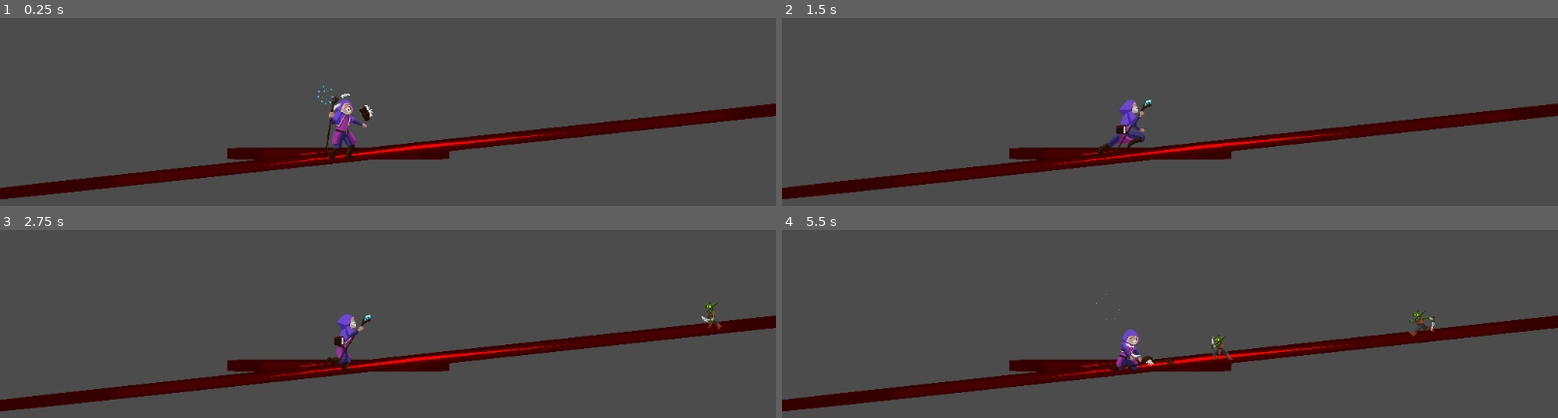
Above: before the commit, frames 1-4 (two rows, left to right).
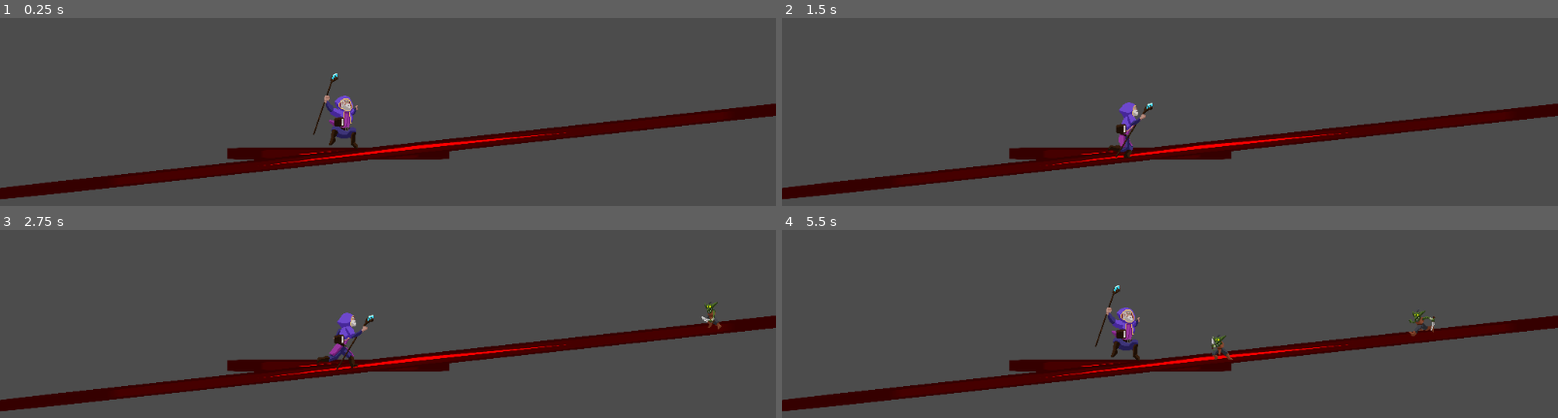
Above: after the commit, the same moments.

Repository: Tuiuiu/gamejaajproject
Game: Godot game, scene res://Scenes/World/World.tscn
Same seed, same stepped clock (60 frames per second), same inputs: the game is played once before the commit and once after it. The engine's default icon, where the game draws it, is replaced by a stand-in: a white triangle on a blue panel in a dark square.
Inputs:
- Up to frame 1 (0.25 s): no input
- Up to frame 2 (1.5 s): tap Enter at 0.5 s; hold Up (ui_up) from 0.53 s (still down); tap F (FAttack) at 0.6 s; tap B (Spells) at 1.35 s
- Up to frame 3 (2.75 s): release Up (ui_up) at 2.03 s; hold A from 2.03 s (still down); tap I at 2.1 s
- Up to frame 4 (5.5 s): release A at 2.78 s; hold Up (ui_up) 2.78-4.28 s; tap R at 2.85 s; tap E at 3.6 s; hold A 4.28-5.03 s; tap L at 4.35 s; tap Up (ui_up) at 4.52 s; hold Up (ui_up) from 5.03 s (still down); tap Z at 5.1 s

The runs differ from the first frame. In frame 1, 1.1% of the frame differs, in the area x 40-49%, y 29-75%; in frame 2, 0.7%; in frame 3, 0.6%; in frame 4, 1.2%, in the area x 40-51%, y 29-75%.

Commit message:
Fixes Player animations
Fall and Death animations working as intended

Diff:
--- a/GameJaajProject/Scenes/Player/Player.tscn
+++ b/GameJaajProject/Scenes/Player/Player.tscn
@@ -1,7 +1,8 @@
-[gd_scene load_steps=38 format=2]
+[gd_scene load_steps=41 format=2]
 
 [ext_resource path="res://Scenes/Player/SequenceDetector.gd" type="Script" id=1]
 [ext_resource path="res://Scenes/Player/Player.gd" type="Script" id=2]
+[ext_resource path="res://Assets/Player/Fall.png" type="Texture" id=3]
 [ext_resource path="res://Assets/Player/Hit.png" type="Texture" id=4]
 [ext_resource path="res://Assets/Player/Idle.png" type="Texture" id=5]
 [ext_resource path="res://Assets/Player/Attack1.png" type="Texture" id=6]
@@ -30,116 +31,128 @@
 region = Rect2( 924, 0, 231, 190 )
 
 [sub_resource type="AtlasTexture" id=6]
-atlas = ExtResource( 7 )
+atlas = ExtResource( 3 )
 region = Rect2( 0, 0, 231, 190 )
 
 [sub_resource type="AtlasTexture" id=7]
-atlas = ExtResource( 7 )
+atlas = ExtResource( 3 )
 region = Rect2( 231, 0, 231, 190 )
 
 [sub_resource type="AtlasTexture" id=8]
-atlas = ExtResource( 7 )
-region = Rect2( 462, 0, 231, 190 )
+atlas = ExtResource( 6 )
+region = Rect2( 0, 0, 231, 190 )
 
 [sub_resource type="AtlasTexture" id=9]
-atlas = ExtResource( 7 )
-region = Rect2( 693, 0, 231, 190 )
+atlas = ExtResource( 6 )
+region = Rect2( 231, 0, 231, 190 )
 
 [sub_resource type="AtlasTexture" id=10]
-atlas = ExtResource( 7 )
-region = Rect2( 924, 0, 231, 190 )
+atlas = ExtResource( 6 )
+region = Rect2( 462, 0, 231, 190 )
 
 [sub_resource type="AtlasTexture" id=11]
+atlas = ExtResource( 6 )
+region = Rect2( 693, 0, 231, 190 )
+
+[sub_resource type="AtlasTexture" id=12]
+atlas = ExtResource( 6 )
+region = Rect2( 924, 0, 231, 190 )
+
+[sub_resource type="AtlasTexture" id=13]
+atlas = ExtResource( 8 )
+region = Rect2( 0, 0, 231, 190 )
+
+[sub_resource type="AtlasTexture" id=14]
+atlas = ExtResource( 8 )
+region = Rect2( 231, 0, 231, 190 )
+
+[sub_resource type="AtlasTexture" id=15]
+atlas = ExtResource( 8 )
+region = Rect2( 462, 0, 231, 190 )
+
+[sub_resource type="AtlasTexture" id=16]
+atlas = ExtResource( 8 )
+region = Rect2( 693, 0, 231, 190 )
+
+[sub_resource type="AtlasTexture" id=17]
+atlas = ExtResource( 8 )
+region = Rect2( 924, 0, 231, 190 )
+
+[sub_resource type="AtlasTexture" id=18]
+atlas = ExtResource( 4 )
+region = Rect2( 231, 0, 231, 190 )
+
+[sub_resource type="AtlasTexture" id=19]
+atlas = ExtResource( 4 )
+region = Rect2( 462, 0, 231, 190 )
+
+[sub_resource type="AtlasTexture" id=20]
+atlas = ExtResource( 4 )
+region = Rect2( 693, 0, 231, 190 )
+
+[sub_resource type="AtlasTexture" id=21]
 atlas = ExtResource( 10 )
 region = Rect2( 924, 0, 231, 190 )
 
-[sub_resource type="AtlasTexture" id=12]
-atlas = ExtResource( 8 )
-region = Rect2( 0, 0, 231, 190 )
-
-[sub_resource type="AtlasTexture" id=13]
-atlas = ExtResource( 8 )
-region = Rect2( 231, 0, 231, 190 )
-
-[sub_resource type="AtlasTexture" id=14]
-atlas = ExtResource( 8 )
-region = Rect2( 462, 0, 231, 190 )
-
-[sub_resource type="AtlasTexture" id=15]
-atlas = ExtResource( 8 )
-region = Rect2( 693, 0, 231, 190 )
-
-[sub_resource type="AtlasTexture" id=16]
-atlas = ExtResource( 6 )
-region = Rect2( 0, 0, 231, 190 )
-
-[sub_resource type="AtlasTexture" id=17]
-atlas = ExtResource( 6 )
-region = Rect2( 231, 0, 231, 190 )
-
-[sub_resource type="AtlasTexture" id=18]
-atlas = ExtResource( 6 )
-region = Rect2( 462, 0, 231, 190 )
-
-[sub_resource type="AtlasTexture" id=19]
-atlas = ExtResource( 6 )
-region = Rect2( 693, 0, 231, 190 )
-
-[sub_resource type="AtlasTexture" id=20]
-atlas = ExtResource( 6 )
-region = Rect2( 924, 0, 231, 190 )
-
-[sub_resource type="AtlasTexture" id=21]
-atlas = ExtResource( 8 )
-region = Rect2( 924, 0, 231, 190 )
-
 [sub_resource type="AtlasTexture" id=22]
-atlas = ExtResource( 4 )
-region = Rect2( 231, 0, 231, 190 )
+atlas = ExtResource( 7 )
+region = Rect2( 0, 0, 231, 190 )
 
 [sub_resource type="AtlasTexture" id=23]
-atlas = ExtResource( 4 )
-region = Rect2( 462, 0, 231, 190 )
+atlas = ExtResource( 7 )
+region = Rect2( 231, 0, 231, 190 )
 
 [sub_resource type="AtlasTexture" id=24]
-atlas = ExtResource( 4 )
-region = Rect2( 693, 0, 231, 190 )
-
-[sub_resource type="SpriteFrames" id=25]
+atlas = ExtResource( 7 )
+region = Rect2( 462, 0, 231, 190 )
+
+[sub_resource type="AtlasTexture" id=25]
+atlas = ExtResource( 7 )
+region = Rect2( 693, 0, 231, 190 )
+
+[sub_resource type="AtlasTexture" id=26]
+atlas = ExtResource( 7 )
+region = Rect2( 924, 0, 231, 190 )
+
+[sub_resource type="SpriteFrames" id=27]
 animations = [ {
 "frames": [ SubResource( 1 ), SubResource( 2 ), SubResource( 3 ), SubResource( 4 ), SubResource( 5 ) ],
 "loop": true,
 "name": "idle",
 "speed": 5.0
 }, {
-"frames": [ SubResource( 6 ), SubResource( 7 ), SubResource( 8 ), SubResource( 9 ), SubResource( 10 ) ],
+"frames": [ SubResource( 6 ), SubResource( 7 ) ],
 "loop": true,
 "name": "Fall",
 "speed": 5.0
 }, {
-"frames": [ SubResource( 11 ), SubResource( 12 ), SubResource( 13 ), SubResource( 14 ), SubResource( 15 ) ],
-"loop": true,
-"name": "Attack 2",
-"speed": 5.0
-}, {
-"frames": [ SubResource( 16 ), SubResource( 17 ), SubResource( 18 ), SubResource( 19 ), SubResource( 20 ) ],
+"frames": [ SubResource( 8 ), SubResource( 9 ), SubResource( 10 ), SubResource( 11 ), SubResource( 12 ) ],
 "loop": true,
 "name": "Attack 1",
 "speed": 5.0
 }, {
-"frames": [ SubResource( 12 ), SubResource( 13 ), SubResource( 14 ), SubResource( 15 ), SubResource( 21 ) ],
+"frames": [ SubResource( 13 ), SubResource( 14 ), SubResource( 15 ), SubResource( 16 ), SubResource( 17 ) ],
 "loop": true,
 "name": "Run",
 "speed": 7.0
 }, {
-"frames": [ SubResource( 22 ), SubResource( 23 ), SubResource( 24 ) ],
+"frames": [ SubResource( 18 ), SubResource( 19 ), SubResource( 20 ) ],
 "loop": true,
 "name": "Hit",
 "speed": 3.0
+}, {
+"frames": [ SubResource( 21 ), SubResource( 13 ), SubResource( 14 ), SubResource( 15 ), SubResource( 16 ) ],
+"loop": true,
+"name": "Attack 2",
+"speed": 5.0
+}, {
+"frames": [ SubResource( 22 ), SubResource( 23 ), SubResource( 24 ), SubResource( 25 ), SubResource( 26 ) ],
+"loop": true,
+"name": "Death",
+"speed": 5.0
 } ]
 
-[sub_resource type="Animation" id=26]
-resource_name = "DamageEffect"
+[sub_resource type="Animation" id=28]
 length = 1.2
 tracks/0/type = "value"
 tracks/0/path = NodePath(".:modulate")
@@ -154,13 +167,12 @@
 "values": [ Color( 1, 1, 1, 1 ), Color( 1, 1, 1, 0.498039 ), Color( 1, 1, 1, 1 ), Color( 1, 1, 1, 0.498039 ), Color( 1, 1, 1, 1 ), Color( 1, 1, 1, 0.498039 ), Color( 1, 1, 1, 1 ) ]
 }
 
-[sub_resource type="Animation" id=27]
-resource_name = "Default"
-
-[sub_resource type="RectangleShape2D" id=28]
+[sub_resource type="Animation" id=29]
+
+[sub_resource type="RectangleShape2D" id=30]
 extents = Vector2( 32, 32 )
 
-[sub_resource type="RectangleShape2D" id=29]
+[sub_resource type="RectangleShape2D" id=31]
 extents = Vector2( 32, 32 )
 
 [node name="Player" type="KinematicBody2D" groups=[
@@ -171,23 +183,23 @@
 script = ExtResource( 2 )
 
 [node name="AnimatedSprite" type="AnimatedSprite" parent="."]
-frames = SubResource( 25 )
-animation = "Run"
+frames = SubResource( 27 )
+animation = "Fall"
 frame = 1
 playing = true
 
 [node name="AnimationPlayer" type="AnimationPlayer" parent="."]
 autoplay = "Default"
-anims/DamageEffect = SubResource( 26 )
-anims/Default = SubResource( 27 )
+anims/DamageEffect = SubResource( 28 )
+anims/Default = SubResource( 29 )
 
 [node name="CollisionShape2D" type="CollisionShape2D" parent="."]
-shape = SubResource( 28 )
+shape = SubResource( 30 )
 
 [node name="Area2D" type="Area2D" parent="."]
 
 [node name="CollisionShape2D" type="CollisionShape2D" parent="Area2D"]
-shape = SubResource( 29 )
+shape = SubResource( 31 )
 
 [node name="RayCast2D" type="RayCast2D" parent="."]
 position = Vector2( 3.70996, 23.8433 )
